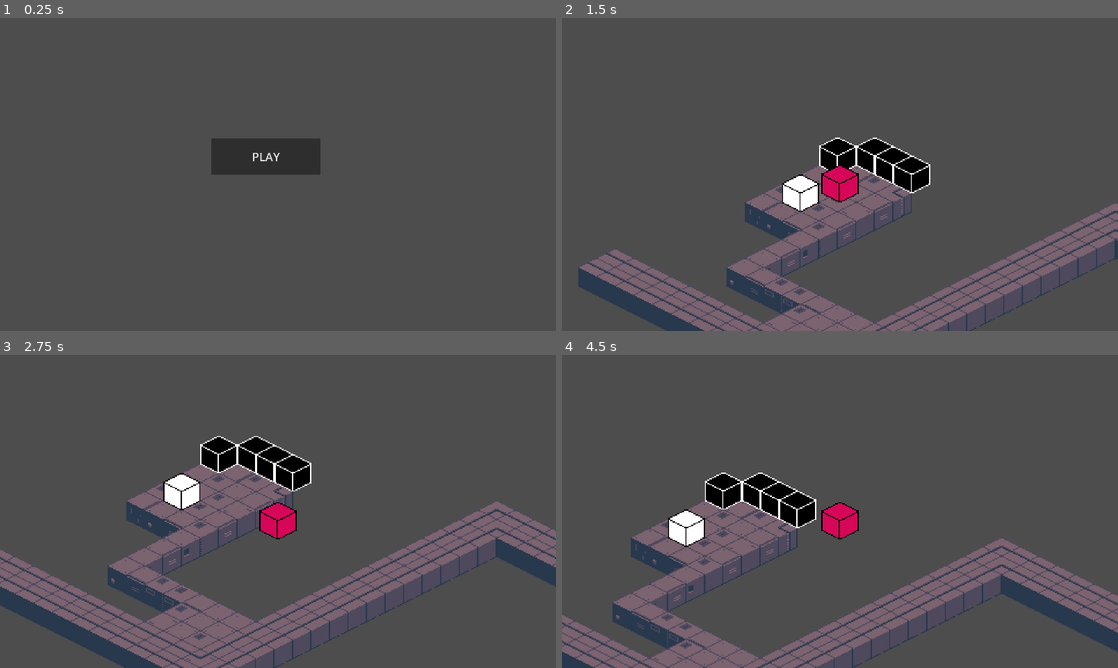
Above: before the commit, frames 1-4 (two rows, left to right).
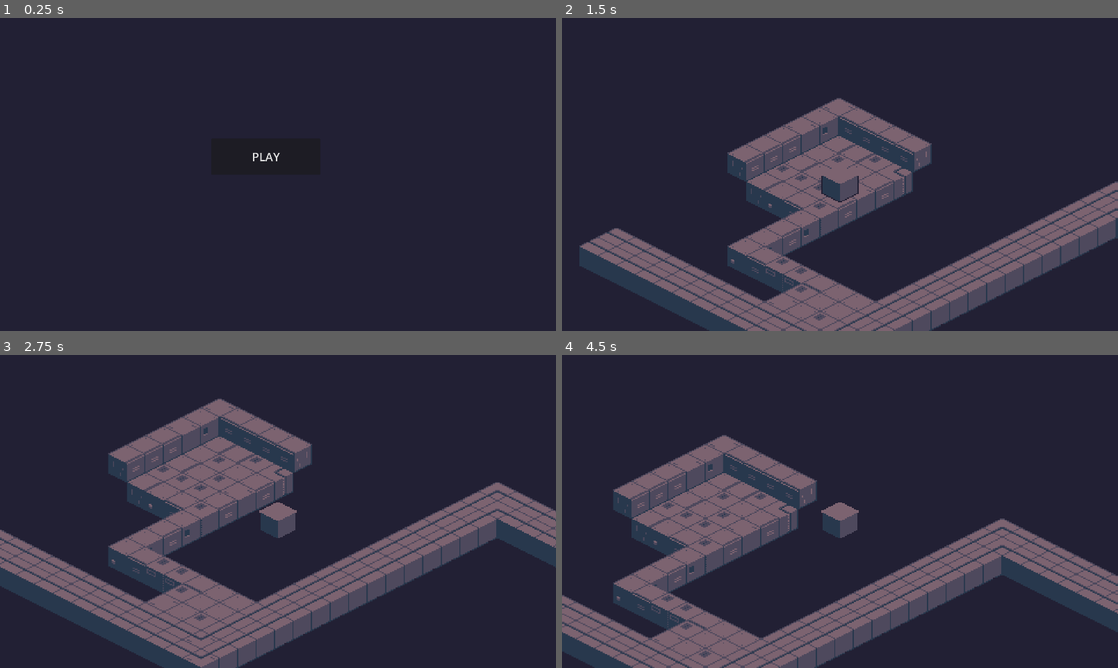
Above: after the commit, the same moments.

Repository: greatbrick0/GMTK-Jam-2026
Game: Godot game, scene res://Scenes/main_menu.tscn
Two runs of this game, one before a commit and one after it. Both use one fixed random seed, a clock stepped at 60 frames per second and the inputs below.
Inputs:
- Up to frame 1 (0.25 s): no input
- Up to frame 2 (1.5 s): click "PLAY" at 0.5 s; tap Enter at 1.25 s; hold D (move_right) from 1.28 s (still down)
- Up to frame 3 (2.75 s): release D (move_right) at 2.03 s; hold S (move_down) from 2.03 s (still down)
- Up to frame 4 (4.5 s): release S (move_down) at 2.78 s; hold D (move_right) 2.78-3.53 s; hold W (move_up) 3.53-4.28 s; hold A (move_left) from 4.28 s (still down)

The runs differ from the first frame. In frame 1, 98% of the frame differs, in the area x 0-100%, y 0-100%; in frame 2, 92%; in frame 3, 88%; in frame 4, 90%.

Commit message:
Added New Walls

Diff:
--- a/gmtk-jam-2026/FloorMetalTiles.tres
+++ b/gmtk-jam-2026/FloorMetalTiles.tres
@@ -19,13 +19,6 @@
 5:0/0/texture_origin = Vector2i(0, -8)
 6:0/0 = 0
 6:0/0/texture_origin = Vector2i(0, -8)
-7:0/0 = 0
-8:0/0 = 0
-9:0/0 = 0
-10:0/0 = 0
-11:0/0 = 0
-12:0/0 = 0
-13:0/0 = 0
 0:1/0 = 0
 1:1/0 = 0
 2:1/0 = 0
@@ -37,29 +30,6 @@
 5:1/0/texture_origin = Vector2i(0, -8)
 6:1/0 = 0
 6:1/0/texture_origin = Vector2i(0, -8)
-7:1/0 = 0
-8:1/0 = 0
-9:1/0 = 0
-10:1/0 = 0
-11:1/0 = 0
-12:1/0 = 0
-13:1/0 = 0
-6:2/0 = 0
-7:2/0 = 0
-8:2/0 = 0
-9:2/0 = 0
-10:2/0 = 0
-11:2/0 = 0
-12:2/0 = 0
-13:2/0 = 0
-6:3/0 = 0
-7:3/0 = 0
-8:3/0 = 0
-9:3/0 = 0
-10:3/0 = 0
-11:3/0 = 0
-12:3/0 = 0
-13:3/0 = 0
 
 [resource]
 tile_shape = 1
--- a/gmtk-jam-2026/Scenes/open_level.tscn
+++ b/gmtk-jam-2026/Scenes/open_level.tscn
@@ -1,7 +1,7 @@
 [gd_scene format=4 uid="uid://bc8vlfoxxw4nc"]
 
 [ext_resource type="TileSet" uid="uid://bs0w7ya46nrp5" path="res://FloorMetalTiles.tres" id="1_ijny6"]
-[ext_resource type="TileSet" uid="uid://chenq3yi1t48n" path="res://TestTileSet.tres" id="2_hmci5"]
+[ext_resource type="TileSet" uid="uid://cvqxdecphj0lq" path="res://WallMetalTiles.tres" id="2_fuync"]
 [ext_resource type="PackedScene" uid="uid://bfwl5fi230vcx" path="res://Scenes/player.tscn" id="3_pfnis"]
 
 [node name="TestLevel" type="Node2D" unique_id=1131854116]
@@ -12,10 +12,11 @@
 tile_map_data = PackedByteArray("AAAAAAEAAAABAAAAAAAAAAIAAAACAAAAAAD//wMAAAACAAAAAAD//wIAAAACAAAAAAD+/wEAAAACAAAAAAD/// …(1744 unchanged characters)…
 tile_set = ExtResource("1_ijny6")
 
-[node name="TileMapLayer2" type="TileMapLayer" parent="." unique_id=1070887196]
+[node name="TileMapLayer2" type="TileMapLayer" parent="." unique_id=365772771]
 z_index = 1
 y_sort_enabled = true
-tile_map_data = PackedByteArray("AAD//wAAAAADAAAAAAAAAPz/AAAEAAAAAAABAPz/AAAEAAAAAAABAP3/AAAEAAAAAAACAP7/AAAEAAAAAAA=")
-tile_set = ExtResource("2_hmci5")
+tile_map_data = PackedByteArray("AAAAAPv/AAADAAEAAAABAPz/AAADAAEAAAABAP3/AAADAAEAAAACAP7/AAADAAEAAAD///v/AAABAAAAAAAAAPr/AAAAAAAAAAD///z/AAAAAAAAAAD+//3/AAADAAAAAAD+//7/AAADAAAAAAD9////AAADAAAAAAA=")
+tile_set = ExtResource("2_fuync")
 
 [node name="Player" parent="TileMapLayer2" unique_id=706144404 instance=ExtResource("3_pfnis")]
+position = Vector2(-1, 18)
--- a/gmtk-jam-2026/Scenes/player.tscn
+++ b/gmtk-jam-2026/Scenes/player.tscn
@@ -1,7 +1,7 @@
 [gd_scene format=3 uid="uid://bfwl5fi230vcx"]
 
 [ext_resource type="Script" uid="uid://cffum3rwndea1" path="res://Scripts/player.gd" id="1_cvnsp"]
-[ext_resource type="Texture2D" uid="uid://cg8y80qyqiwse" path="res://Art/iso_tileset.png" id="2_cvnsp"]
+[ext_resource type="Texture2D" uid="uid://ba6taw5odlloa" path="res://Art/BasicTiles/BasicCube.png" id="2_cvnsp"]
 
 [node name="Player" type="CharacterBody2D" unique_id=706144404]
 motion_mode = 1
@@ -15,8 +15,6 @@
 texture_filter = 1
 position = Vector2(0, 8)
 texture = ExtResource("2_cvnsp")
-region_enabled = true
-region_rect = Rect2(32, 0, 32, 32)
 
 [node name="Camera2D" type="Camera2D" parent="." unique_id=1876150761]
 zoom = Vector2(4, 4)
--- /dev/null
+++ b/gmtk-jam-2026/WallMetalTiles.tres
@@ -0,0 +1,49 @@
+[gd_resource type="TileSet" format=3 uid="uid://cvqxdecphj0lq"]
+
+[ext_resource type="Texture2D" uid="uid://xf0ujb2vhavc" path="res://Art/BasicTiles/BasicCubeVariety.png" id="1_dlwwp"]
+
+[sub_resource type="TileSetAtlasSource" id="TileSetAtlasSource_g3qy4"]
+texture = ExtResource("1_dlwwp")
+texture_region_size = Vector2i(32, 32)
+0:0/0 = 0
+0:0/0/texture_origin = Vector2i(0, -8)
+0:0/0/physics_layer_0/polygon_0/points = PackedVector2Array(0, 8, -16, 16, 0, 24, 16, 16)
+1:0/0 = 0
+1:0/0/texture_origin = Vector2i(0, -8)
+1:0/0/physics_layer_0/polygon_0/points = PackedVector2Array(0, 8, -16, 16, 0, 24, 16, 16)
+2:0/0 = 0
+2:0/0/texture_origin = Vector2i(0, -8)
+2:0/0/physics_layer_0/polygon_0/points = PackedVector2Array(0, 8, -16, 16, 0, 24, 16, 16)
+3:0/0 = 0
+3:0/0/texture_origin = Vector2i(0, -8)
+3:0/0/physics_layer_0/polygon_0/points = PackedVector2Array(0, 8, -16, 16, 0, 24, 16, 16)
+4:0/0 = 0
+4:0/0/texture_origin = Vector2i(0, -8)
+4:0/0/physics_layer_0/polygon_0/points = PackedVector2Array(0, 8, -16, 16, 0, 24, 16, 16)
+5:0/0 = 0
+5:0/0/texture_origin = Vector2i(0, -8)
+5:0/0/physics_layer_0/polygon_0/points = PackedVector2Array(0, 8, -16, 16, 0, 24, 16, 16)
+6:0/0 = 0
+6:0/0/texture_origin = Vector2i(0, -8)
+6:0/0/physics_layer_0/polygon_0/points = PackedVector2Array(0, 8, -16, 16, 0, 24, 16, 16)
+0:1/0 = 0
+1:1/0 = 0
+2:1/0 = 0
+3:1/0 = 0
+3:1/0/texture_origin = Vector2i(0, -8)
+3:1/0/physics_layer_0/polygon_0/points = PackedVector2Array(0, 8, -16, 16, 0, 24, 16, 16)
+4:1/0 = 0
+4:1/0/texture_origin = Vector2i(0, -8)
+4:1/0/physics_layer_0/polygon_0/points = PackedVector2Array(0, 8, -16, 16, 0, 24, 16, 16)
+5:1/0 = 0
+5:1/0/texture_origin = Vector2i(0, -8)
+5:1/0/physics_layer_0/polygon_0/points = PackedVector2Array(0, 8, -16, 16, 0, 24, 16, 16)
+6:1/0 = 0
+6:1/0/texture_origin = Vector2i(0, -8)
+6:1/0/physics_layer_0/polygon_0/points = PackedVector2Array(0, 8, -16, 16, 0, 24, 16, 16)
+
+[resource]
+tile_shape = 1
+tile_size = Vector2i(32, 16)
+physics_layer_0/collision_layer = 1
+sources/0 = SubResource("TileSetAtlasSource_g3qy4")
--- a/gmtk-jam-2026/project.godot
+++ b/gmtk-jam-2026/project.godot
@@ -81,3 +81,4 @@
 rendering_device/driver.windows="d3d12"
 renderer/rendering_method="gl_compatibility"
 renderer/rendering_method.mobile="gl_compatibility"
+environment/defaults/default_clear_color=Color(0.13333334, 0.1254902, 0.20392157, 1)
--- a/gmtk-jam-2026/sounds/Music Manager/music_manager.gd
+++ b/gmtk-jam-2026/sounds/Music Manager/music_manager.gd
@@ -13,8 +13,6 @@
 	for ii in get_children():
 		if(ii is AudioStreamPlayer):
 			trackFullVolumes.append(ii.volume_db)
-	await get_tree().create_timer(2.0).timeout
-	ChangeTrack(2)
 
 func _process(delta):
 	if(changingTracks):
